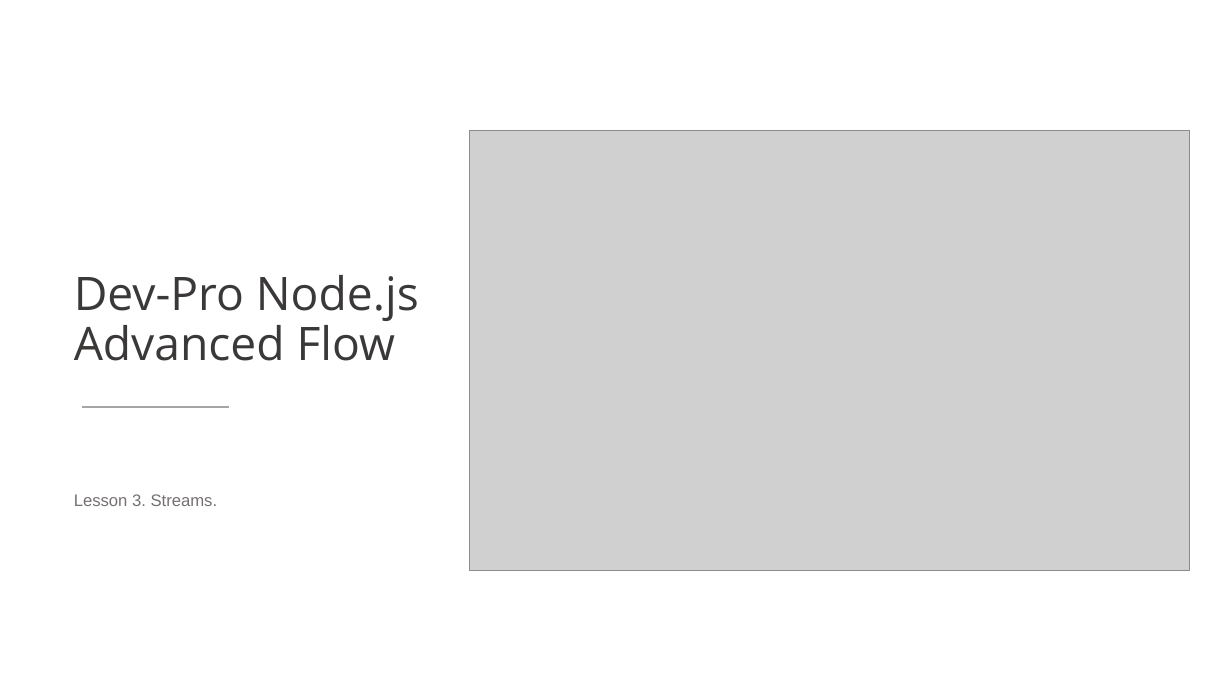
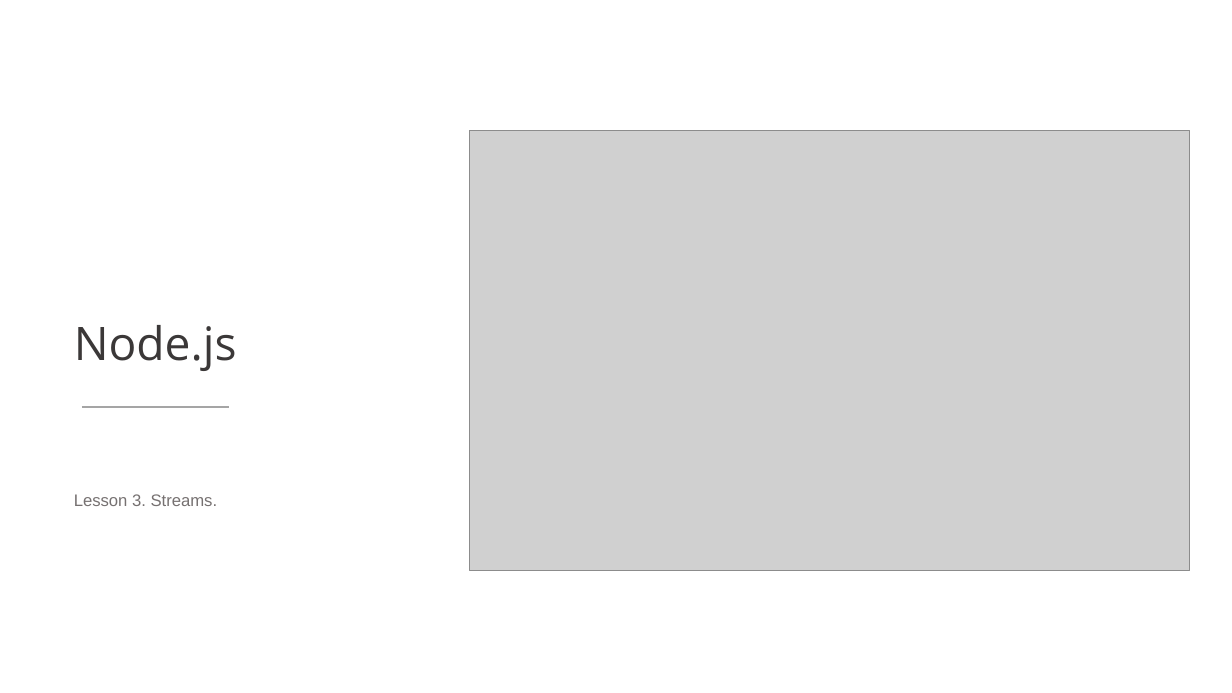
Before and after one commit to maltez/Node_Course, a slide deck: slide 1 of presentations/04-Streams.pptx. Drawn at 1232x693 pixels with LibreOffice and Linux fonts; fonts in the diff are those of the drawing; grey boxes stand for pictures. Boxes give left, top, right and bottom in pixels: in the first picture for what was removed or moved away, otherwise in the second. Text is boxed around its words. In the diff, an @@ line names an element or a change of style, - is before the commit and + after.

```diff
--- a/presentations/04-Streams.pptx
+++ b/presentations/04-Streams.pptx
@@ title at (74,325,237,371): text changed @@
-Dev-Pro Node.js
-Advanced Flow
+Node.js
```
Also in this commit, not shown: 3 other files.
